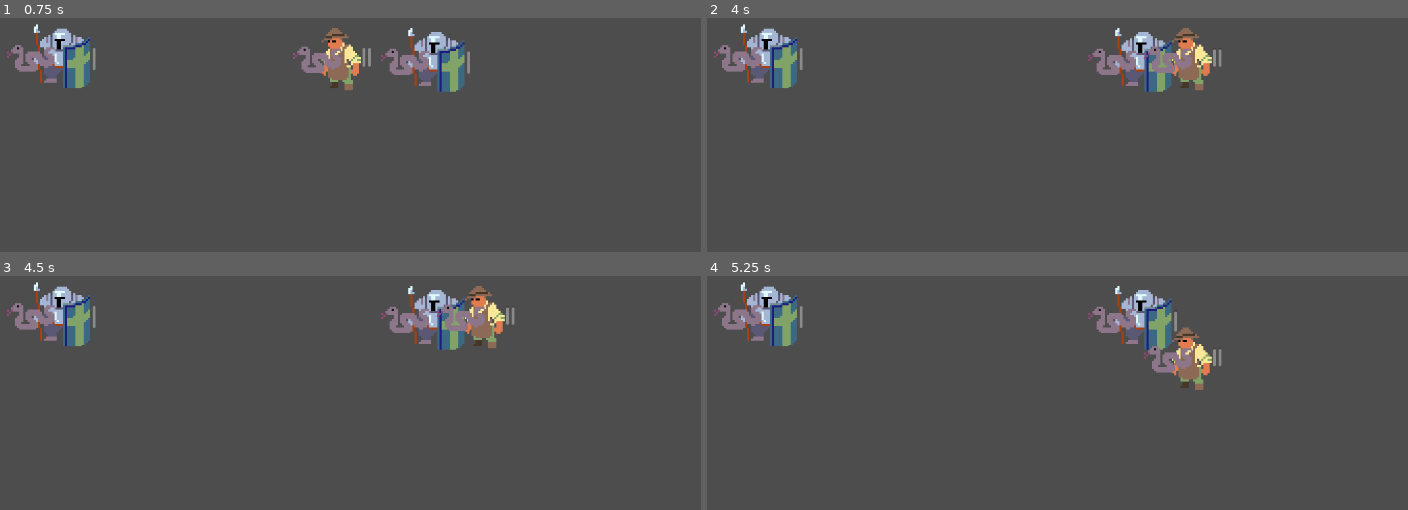
Above: before the commit, frames 1-4 (two rows, left to right).
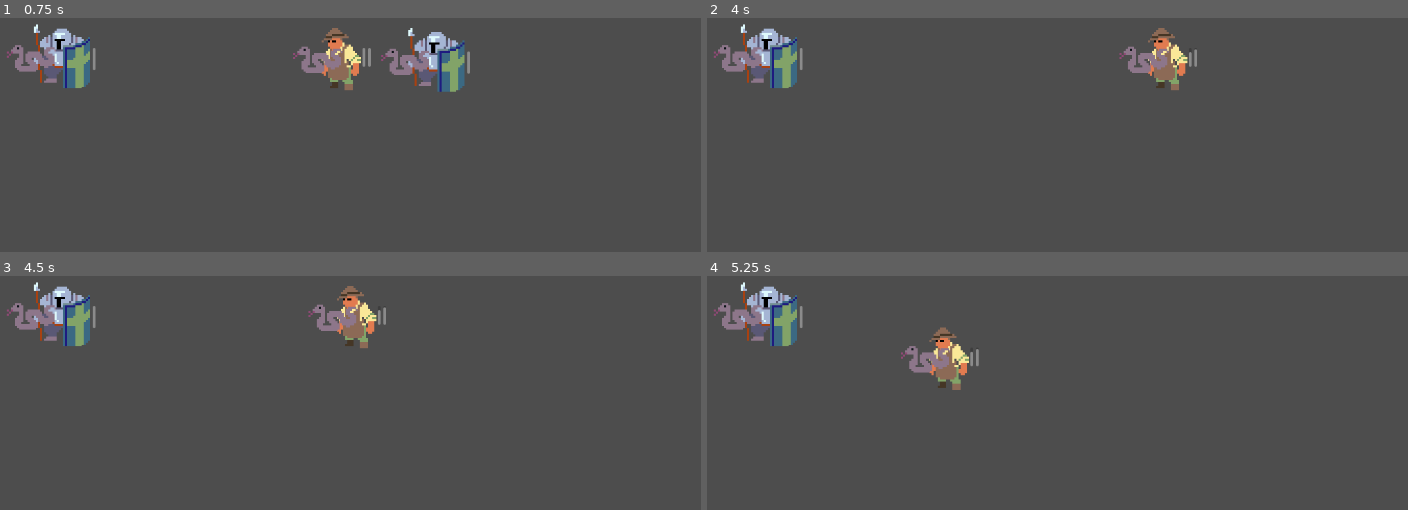
Above: after the commit, the same moments.

Repository: Bug-Bone-Studios/Ant---Godot-game-Unnamed-
Game: Godot game, scene res://z.ARCHIVE/scenes/worlds/world.tscn
Same seed, same stepped clock (60 frames per second), same inputs: the game is played once before the commit and once after it.
Inputs:
- Up to frame 1 (0.75 s): tap Enter at 0.5 s; hold D (move_right) from 0.53 s (still down); hold Shift (sprint) from 0.53 s (still down)
- Up to frame 2 (4 s): tap Space at 1.25 s; release D (move_right) at 1.28 s; release Shift (sprint) at 1.28 s; hold S (move_down) 1.28-2.03 s; tap Shift (sprint) at 1.35, 2.85 s; hold D (move_right) 2.03-2.78 s; hold Shift (sprint) 2.03-2.78 s; hold W (move_up) 2.78-3.53 s; hold A (move_left) from 3.53 s (still down); hold Shift (sprint) from 3.53 s (still down)
- Up to frame 3 (4.5 s): keep holding A (move_left); release Shift (sprint) at 4.28 s; tap Shift (sprint) at 4.35 s
- Up to frame 4 (5.25 s): release A (move_left) at 5.03 s; hold S (move_down) from 5.03 s (still down); hold Shift (sprint) from 5.03 s (still down)

Frame 1 is identical in both runs. In frame 2, 2.9% of the frame differs, in the area x 54-74%, y 4-32%; in frame 3, 4.1%; in frame 4, 4.4%, in the area x 27-74%, y 4-49%.

Commit message:
reworked player movement

Diff:
--- a/Scenes/player_rework.tscn
+++ b/Scenes/player_rework.tscn
@@ -24,6 +24,7 @@
 
 [node name="HealthComponent" parent="." instance=ExtResource("3_51hoq")]
 position = Vector2(-158, -110)
+max_health = 100
 
 [node name="player_collider" type="CollisionShape2D" parent="."]
 position = Vector2(1.5, 0)
--- a/Scenes/test_enemy.tscn
+++ b/Scenes/test_enemy.tscn
@@ -50,5 +50,3 @@
 offset_right = 48.0
 offset_bottom = 20.0
 health_component = NodePath("../HealthComponent")
-
-[node name="components" type="Node" parent="."]
--- a/Scenes/test_sword.tscn
+++ b/Scenes/test_sword.tscn
@@ -19,7 +19,7 @@
 
 [node name="WeaponComponent" parent="." instance=ExtResource("1_7ej7x")]
 position = Vector2(-107, 133)
-attack_damage = 1.0
+attack_damage = 25.0
 
 [node name="Sprite2D" type="Sprite2D" parent="."]
 texture_filter = 1
--- a/Scripts/player_rework.gd
+++ b/Scripts/player_rework.gd
@@ -9,23 +9,15 @@
 		playerMovement(_delta)
 
 func playerMovement(_delta: float) -> void:
-	var inputVector: Vector2 = Vector2.ZERO
+	## Read WASD input
+	var inputVector = Input.get_vector("move_left", "move_right", "move_up", "move_down")
 
-	# Read WASD input
-	if Input.is_action_pressed("move_right"):
-		inputVector.x += 1
-	if Input.is_action_pressed("move_left"):
-		inputVector.x -= 1
-	if Input.is_action_pressed("move_down"):
-		inputVector.y += 1
-	if Input.is_action_pressed("move_up"):
-		inputVector.y -= 1
+	velocity = Input.get_vector("move_left", "move_right", "move_up", "move_down") * 300 #300 is player speed for now
 
 	# Normalize so diagonals aren't faster
 	if inputVector != Vector2.ZERO:
 		inputVector = inputVector.normalized()
 
-	velocity = inputVector * 300
 
 	# Use move_and_slide for smooth top-down character movement
 	move_and_slide()
